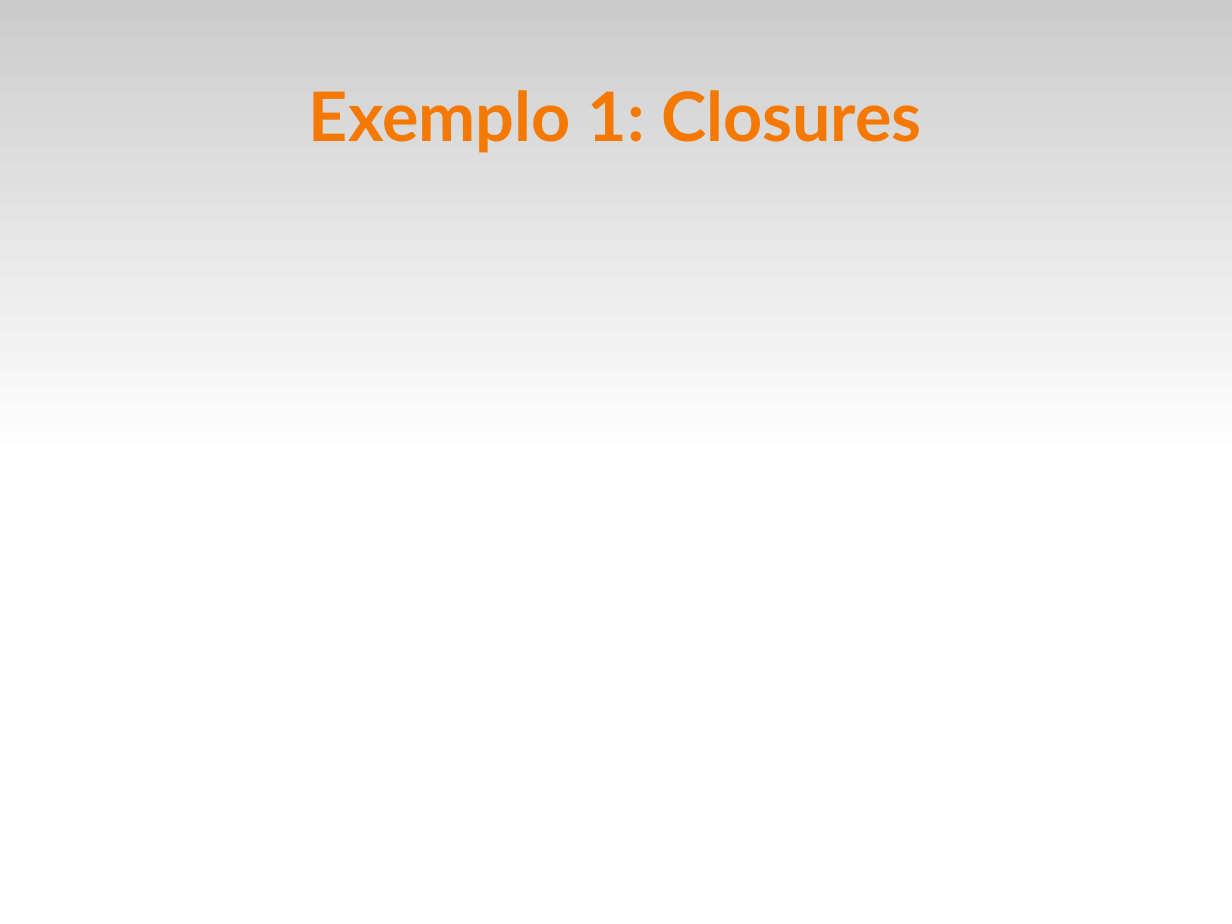
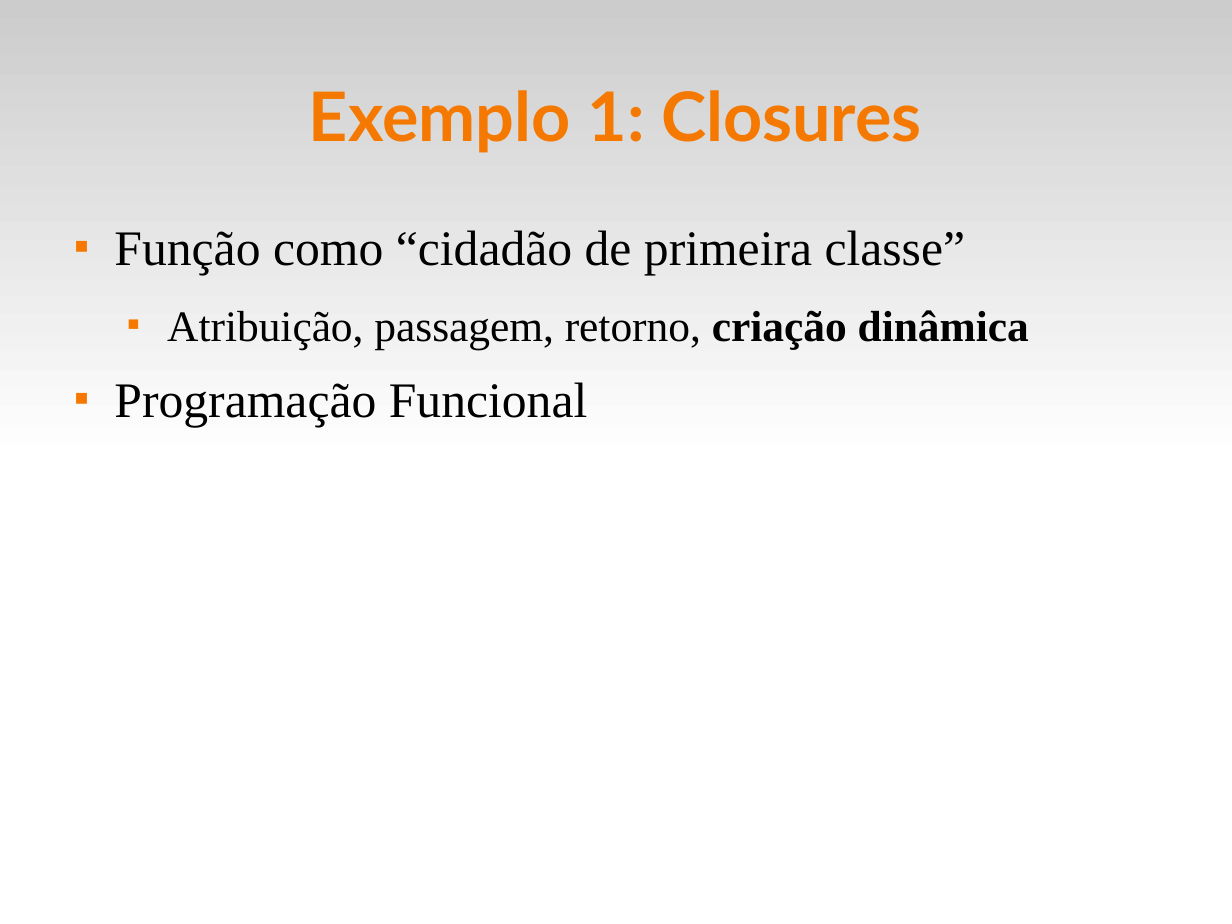
Before and after one commit to fsantanna-uerj/EDL, a slide deck: slide 15 of edl.odp (slide 14 before the commit). Drawn at 1232x924 pixels with LibreOffice and Linux fonts; fonts in the diff are those of the drawing. Boxes give left, top, right and bottom in pixels: in the first picture for what was removed or moved away, otherwise in the second. Text is boxed around its words. In the diff, an @@ line names an element or a change of style, - is before the commit and + after.

```diff
--- a/edl.odp
+++ b/edl.odp
@@ text added at [114,230,1029,427], 32 pt, text #000000 @@
+■ Função como “cidadão de primeira classe”
+  ■ Atribuição, passagem, retorno, criação dinâmica
+■ Programação Funcional
```
Also in this commit, not shown: 2 other slides changed, 1 slide added, 2 other files.
